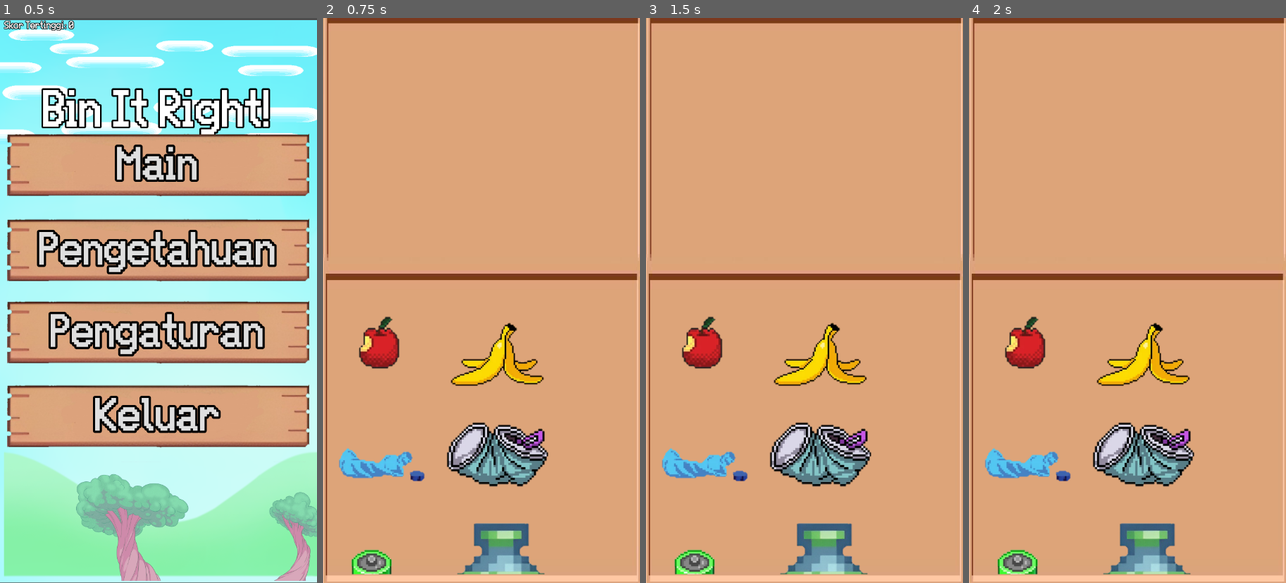
Above: before the commit, frames 1-4 (left to right).
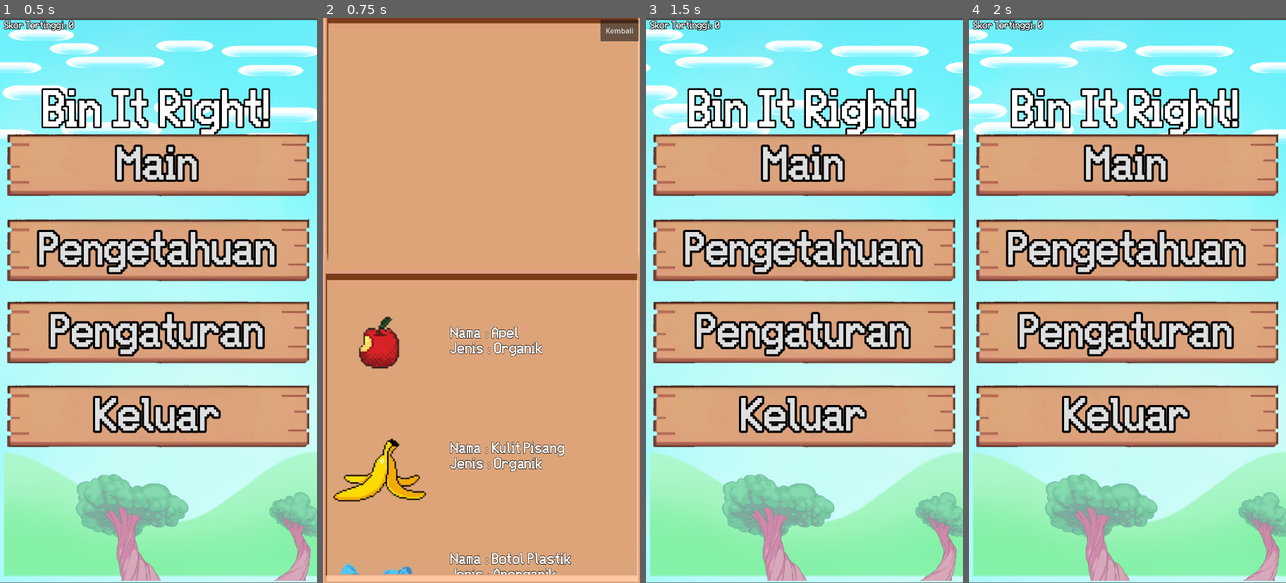
Above: after the commit, the same moments.

Repository: RaFYWStud/Project_GameDev
Game: Godot game, scene res://Scenes/MainMenu.tscn
Same seed, same stepped clock (60 frames per second), same inputs: the game is played once before the commit and once after it.
Inputs (mouse positions are in pixels of both pictures, inside the frame that each line leads up to):
- Up to frame 1 (0.5 s): no input
- Up to frame 2 (0.75 s): click "Pengetahuan" at 0.5 s
- Up to frame 3 (1.5 s): click (943, 29) at 1.25 s, where only the run after the commit has a clickable "Kembali"
- Up to frame 4 (2 s): no input

Frame 1 is identical in both runs. In frame 2, 9.7% of the frame differs, in the area x 3-100%, y 0-99%; in frame 3, 76%, in the area x 0-100%, y 0-100%; in frame 4, 76%.

Commit message:
Perbaikan Tampilan scene Almanac

Diff:
--- /dev/null
+++ b/Scenes/almanac.gd
@@ -0,0 +1,10 @@
+extends Control
+
+
+# Called when the node enters the scene tree for the first time.
+func _ready() -> void:
+	pass # Replace with function body.
+
+
+func _on_back_button_pressed() -> void:
+	get_tree().change_scene_to_file("res://Scenes/MainMenu.tscn")
--- a/Scenes/almanac.tscn
+++ b/Scenes/almanac.tscn
@@ -1,8 +1,10 @@
-[gd_scene load_steps=9 format=3 uid="uid://cboiljowdpmsc"]
+[gd_scene load_steps=11 format=3 uid="uid://cboiljowdpmsc"]
 
 [ext_resource type="Texture2D" uid="uid://dp5nxqhrjix7p" path="res://Assets/1732822508546.png" id="1_68f5j"]
+[ext_resource type="Script" path="res://Scenes/almanac.gd" id="1_iu5vl"]
 [ext_resource type="Texture2D" uid="uid://bfu0185k2ceyh" path="res://Assets/ManualAsset/Trash/Poison.png" id="1_sgjnr"]
 [ext_resource type="Texture2D" uid="uid://dtabiph1iafq" path="res://Assets/ManualAsset/Trash/BananaSkin.png" id="2_4n6h0"]
+[ext_resource type="FontFile" uid="uid://c6iy4fydtc4b0" path="res://Assets/ManualAsset/Fonts/easvhs.ttf" id="2_pa56i"]
 [ext_resource type="Texture2D" uid="uid://bp0d5r7lbigjj" path="res://Assets/ManualAsset/Buttons/ButtonsBackground.png" id="2_uxcjj"]
 [ext_resource type="Texture2D" uid="uid://bct84pse3axlk" path="res://Assets/ManualAsset/Trash/Apple.png" id="2_x4rq0"]
 [ext_resource type="Texture2D" uid="uid://chj151olw1v7h" path="res://Assets/ManualAsset/Trash/Can.png" id="3_us6wi"]
@@ -17,6 +19,7 @@
 anchor_bottom = 1.0
 grow_horizontal = 2
 grow_vertical = 2
+script = ExtResource("1_iu5vl")
 metadata/_edit_lock_ = true
 
 [node name="ScrollContainer" type="ScrollContainer" parent="."]
@@ -42,6 +45,15 @@
 icon = ExtResource("2_x4rq0")
 flat = true
 
+[node name="AppleLabel" type="Label" parent="ScrollContainer/GridContainer"]
+layout_mode = 2
+theme_override_colors/font_outline_color = Color(0, 0, 0, 1)
+theme_override_constants/outline_size = 3
+theme_override_fonts/font = ExtResource("2_pa56i")
+theme_override_font_sizes/font_size = 30
+text = "Nama : Apel
+Jenis : Organik"
+
 [node name="BananSkin" type="Button" parent="ScrollContainer/GridContainer"]
 texture_filter = 1
 layout_mode = 2
@@ -49,6 +61,15 @@
 theme_override_colors/icon_pressed_color = Color(0.192157, 0.45098, 0.823529, 1)
 icon = ExtResource("2_4n6h0")
 flat = true
+
+[node name="BananSkinLabel" type="Label" parent="ScrollContainer/GridContainer"]
+layout_mode = 2
+theme_override_colors/font_outline_color = Color(0, 0, 0, 1)
+theme_override_constants/outline_size = 3
+theme_override_fonts/font = ExtResource("2_pa56i")
+theme_override_font_sizes/font_size = 30
+text = "Nama : Kulit Pisang
+Jenis : Organik"
 
 [node name="WaterBottle" type="Button" parent="ScrollContainer/GridContainer"]
 texture_filter = 1
@@ -58,6 +79,15 @@
 icon = ExtResource("4_ifej6")
 flat = true
 
+[node name="WaterBottleLabel" type="Label" parent="ScrollContainer/GridContainer"]
+layout_mode = 2
+theme_override_colors/font_outline_color = Color(0, 0, 0, 1)
+theme_override_constants/outline_size = 3
+theme_override_fonts/font = ExtResource("2_pa56i")
+theme_override_font_sizes/font_size = 30
+text = "Nama : Botol Plastik
+Jenis : Anorganik"
+
 [node name="Can" type="Button" parent="ScrollContainer/GridContainer"]
 texture_filter = 1
 layout_mode = 2
@@ -66,6 +96,15 @@
 icon = ExtResource("3_us6wi")
 flat = true
 
+[node name="CanLabel" type="Label" parent="ScrollContainer/GridContainer"]
+layout_mode = 2
+theme_override_colors/font_outline_color = Color(0, 0, 0, 1)
+theme_override_constants/outline_size = 3
+theme_override_fonts/font = ExtResource("2_pa56i")
+theme_override_font_sizes/font_size = 30
+text = "Nama : Kaleng Soda
+Jenis : Anorganik"
+
 [node name="Battery" type="Button" parent="ScrollContainer/GridContainer"]
 texture_filter = 1
 layout_mode = 2
@@ -73,6 +112,15 @@
 theme_override_colors/icon_pressed_color = Color(0.192157, 0.45098, 0.823529, 1)
 icon = ExtResource("5_pjqj1")
 flat = true
+
+[node name="BatteryLabel" type="Label" parent="ScrollContainer/GridContainer"]
+layout_mode = 2
+theme_override_colors/font_outline_color = Color(0, 0, 0, 1)
+theme_override_constants/outline_size = 3
+theme_override_fonts/font = ExtResource("2_pa56i")
+theme_override_font_sizes/font_size = 30
+text = "Nama : Baterai
+Jenis : B3 "
 
 [node name="Poison" type="Button" parent="ScrollContainer/GridContainer"]
 texture_filter = 1
@@ -83,6 +131,15 @@
 theme_override_colors/icon_pressed_color = Color(0.192157, 0.45098, 0.823529, 1)
 icon = ExtResource("1_sgjnr")
 flat = true
+
+[node name="PoisonLabel" type="Label" parent="ScrollContainer/GridContainer"]
+layout_mode = 2
+theme_override_colors/font_outline_color = Color(0, 0, 0, 1)
+theme_override_constants/outline_size = 3
+theme_override_fonts/font = ExtResource("2_pa56i")
+theme_override_font_sizes/font_size = 30
+text = "Nama : Racun
+Jenis : B3"
 
 [node name="BackGround" type="Sprite2D" parent="."]
 z_index = 1
@@ -103,3 +160,14 @@
 position = Vector2(364, 279.5)
 scale = Vector2(1.02539, 6.07895)
 texture = ExtResource("1_68f5j")
+
+[node name="BackButton" type="Button" parent="."]
+z_index = 10
+layout_mode = 0
+offset_left = 630.0
+offset_top = 4.0
+offset_right = 717.0
+offset_bottom = 53.0
+text = "Kembali"
+
+[connection signal="pressed" from="BackButton" to="." method="_on_back_button_pressed"]
